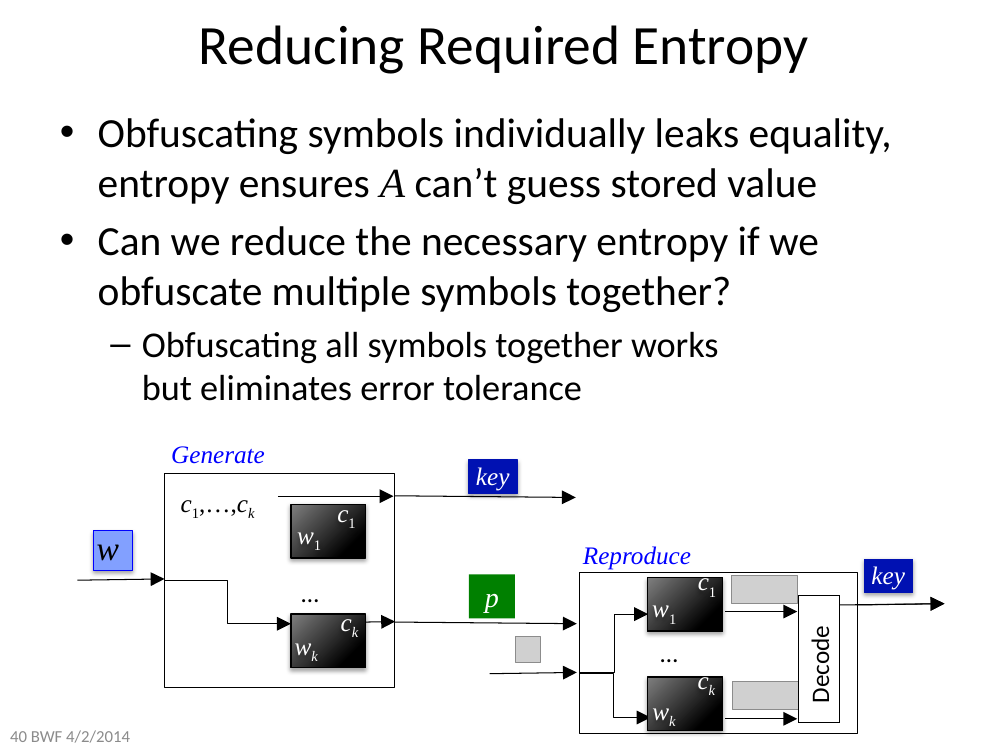
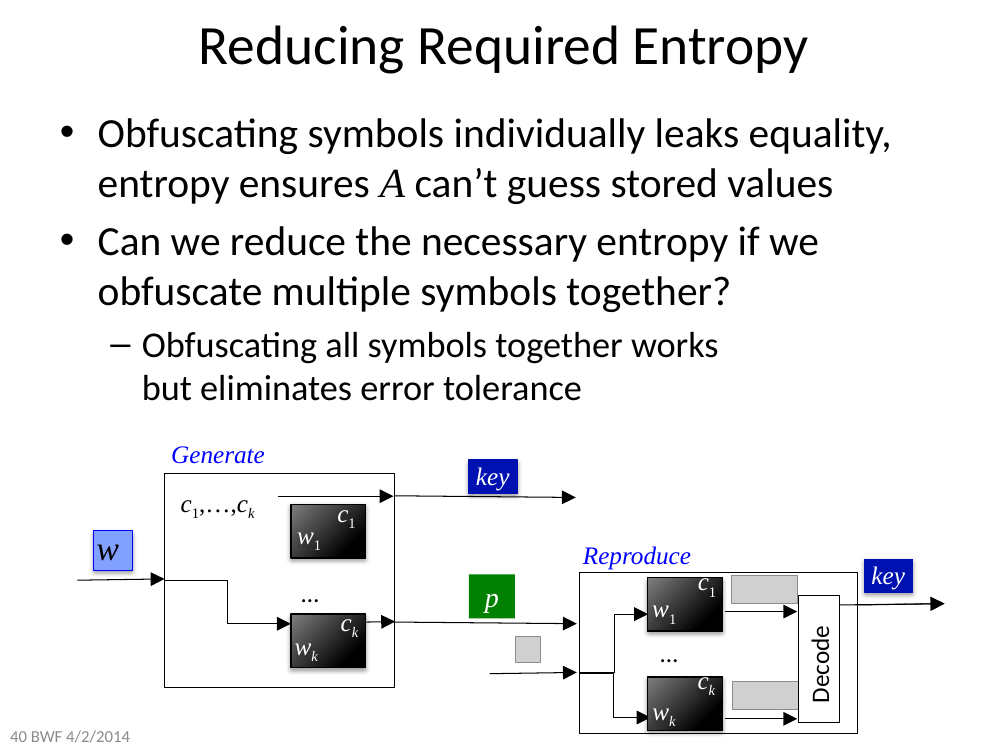
Before and after one commit to xianruimeng/comp-fuzzy-ext, a slide deck: slide 40 of constantRate/KeyDerivationWithNegativeUsable.pptx. Drawn at 1008x756 pixels with LibreOffice and Linux fonts; fonts in the diff are those of the drawing; grey boxes stand for pictures. Boxes give left, top, right and bottom in pixels: in the first picture for what was removed or moved away, otherwise in the second. Text is boxed around its words. In the diff, an @@ line names an element or a change of style, - is before the commit and + after.

```diff
--- a/constantRate/KeyDerivationWithNegativeUsable.pptx
+++ b/constantRate/KeyDerivationWithNegativeUsable.pptx
@@ text at (x1=98, y1=118, x2=892, y2=204): text changed @@
-• Obfuscating symbols individually leaks equality, entropy ensures A can’t guess stored value
+• Obfuscating symbols individually leaks equality, entropy ensures A can’t guess stored values
```
Also in this commit, not shown: 13 slides removed, 1 other file.
